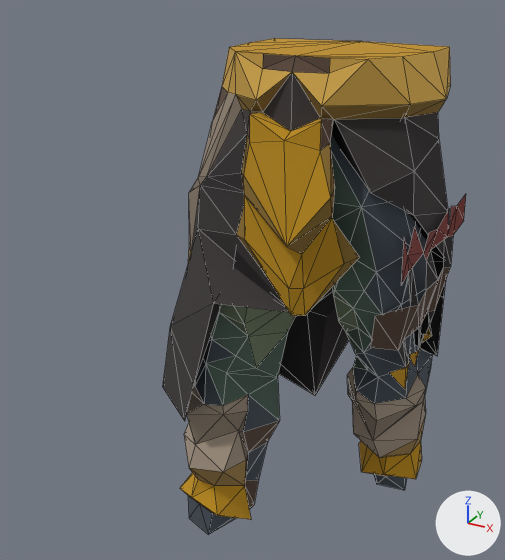
An edit to the glTF model models/player_masori_chaps__f_.glb, drawn before and after from the same camera.
Both versions are drawn from a 50 mm lens placed at (42.7, -103.7, 122.3), pointed at (-12.3, -3.7, 72.3). The lights are fixed; the arrows at lower right show +X, +Y and +Z. The picture after the commit comes second. Both versions are drawn at full value of the shape key '91' of 'Mesh_0'; the numbers are the values there. Mesh edges are drawn as thin lines. Vertices at exactly the same position are counted once.
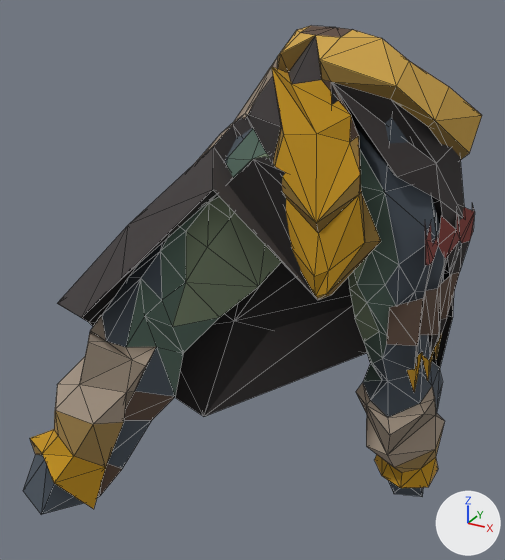
What differs and where, as boxes (x1, y1, x2, y2) in the pictures (505 x 560 px):
'Mesh_0', reshaped, moved, rescaled (51% wider): before (163, 38, 466, 535); after (23, 26, 482, 514)

Patch to the scene script:
```diff
--- a/models/player_masori_chaps__f_.glb.py
+++ b/models/player_masori_chaps__f_.glb.py
@@ me_mesh_0 @@
 # used by ob_mesh_0; location = (-8.1, -4.9, 39.1); scale = (94.0, 94.0, 94.0)
-me_mesh_0.from_pydata(...)  # 397 vertices, 732 faces; spans x -0.226..0.303, y -0.16..0.347, z -0.225..0.776
+me_mesh_0.from_pydata(...)  # 397 vertices, 732 faces; spans x -0.332..0.287, y -0.373..0.343, z -0.224..0.774
+# me_mesh_0 part 1: 397 of 397 vertices moved; they spanned x -0.226..0.303, y -0.16..0.347, z -0.225..0.776 and now span x -0.332..0.287, y -0.373..0.343, z -0.224..0.774; mean shift (-0.029, 0.0, 0.017)
 me_mesh_0.materials.append(mat_material_0)
@@ ob_mesh_0 @@
 ob_mesh_0 = bpy.data.objects.new('Mesh_0', me_mesh_0)
-ob_mesh_0.location = (-8.1, -4.9, 39.1)
-ob_mesh_0.scale = (94.0, 94.0, 94.0)
+ob_mesh_0.location = (-7.5, -4.2, 38.6)
+ob_mesh_0.scale = (98.2, 98.2, 98.2)
```
